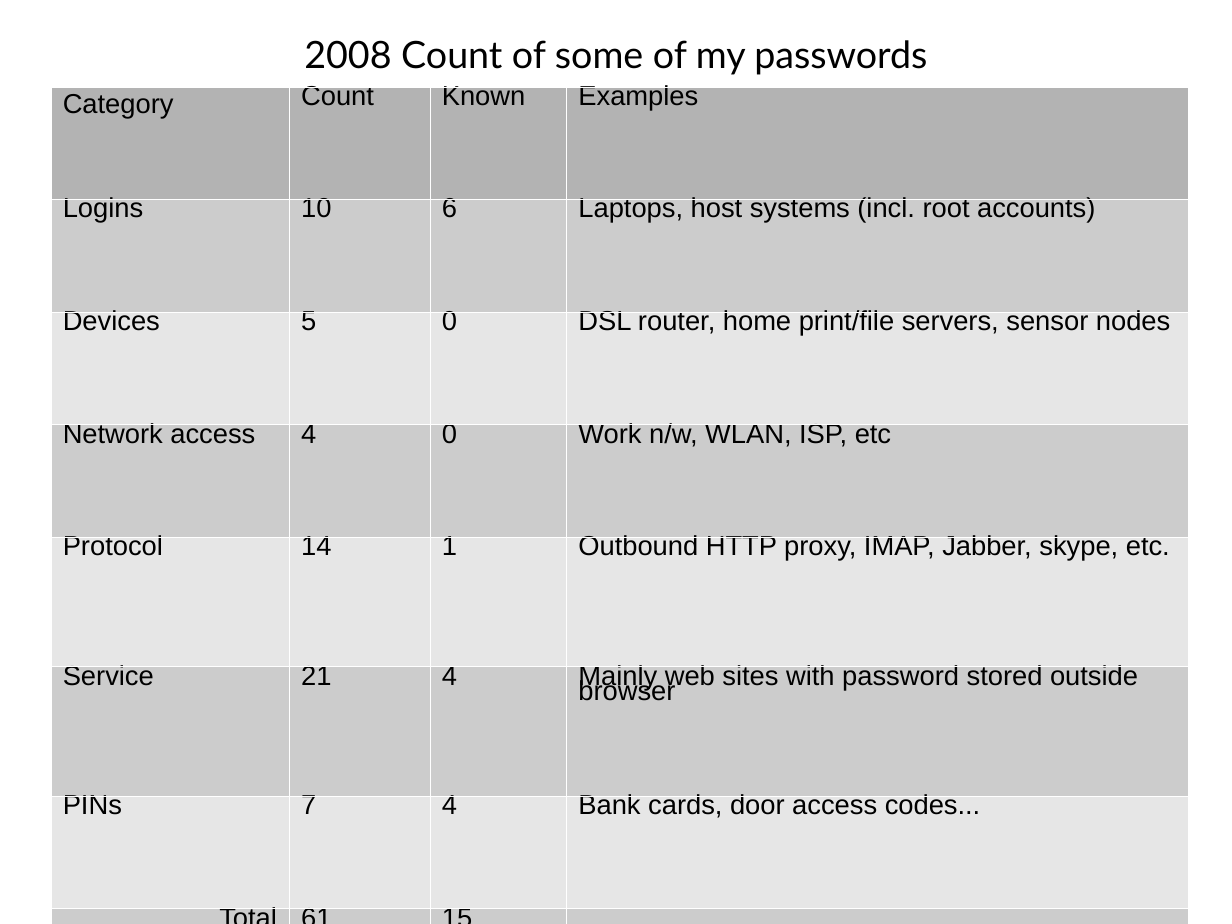
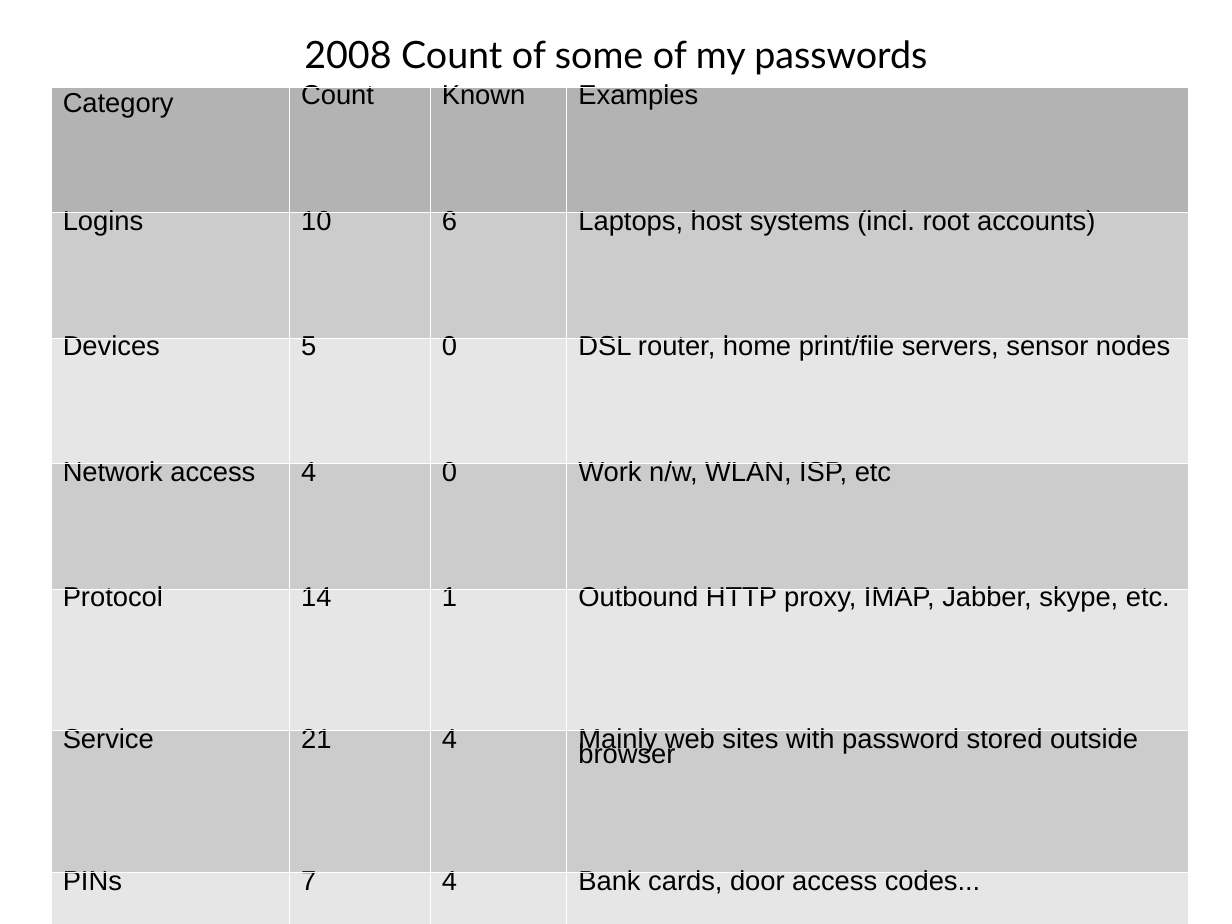
Before and after one commit to sftcd/cs7053, a slide deck: slide 48 of 2016lectures/02-concepts.ppt. Drawn at 1232x924 pixels with LibreOffice and Linux fonts; fonts in the diff are those of the drawing. Boxes give left, top, right and bottom in pixels: in the first picture for what was removed or moved away, otherwise in the second. Text is boxed around its words. In the diff, an @@ line names an element or a change of style, - is before the commit and + after.

Commit message:
tweak lecture 2

```diff
--- a/2016lectures/02-concepts.ppt
+++ b/2016lectures/02-concepts.ppt
@@ table at [51, 86, 1188, 924] @@
@@ line spacing 0.87 to 0.81 @@
@@ line spacing 0.52 to 0.49 @@
```
Also in this commit, not shown: 25 other slides changed, 2 other files.
